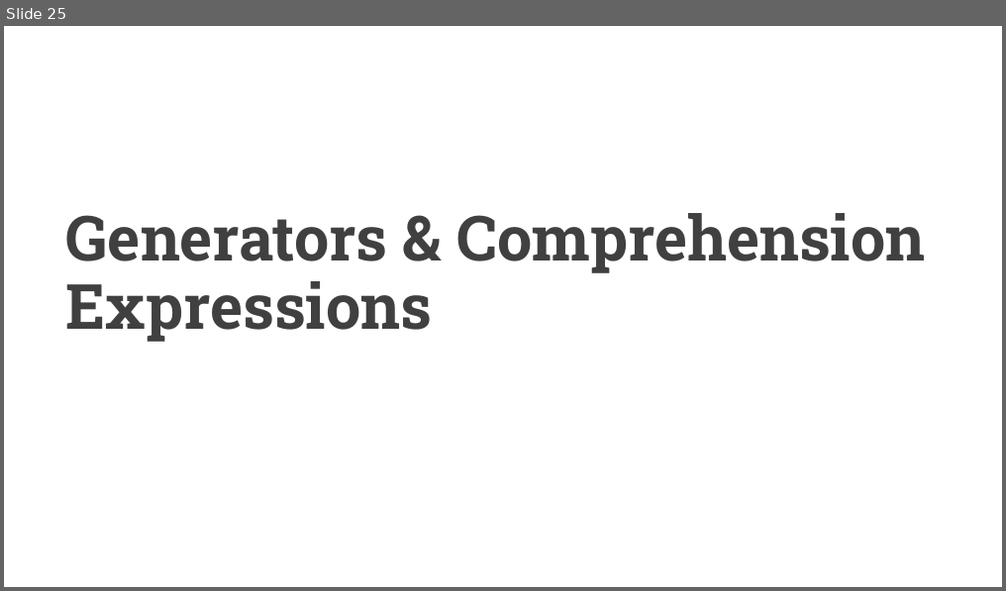
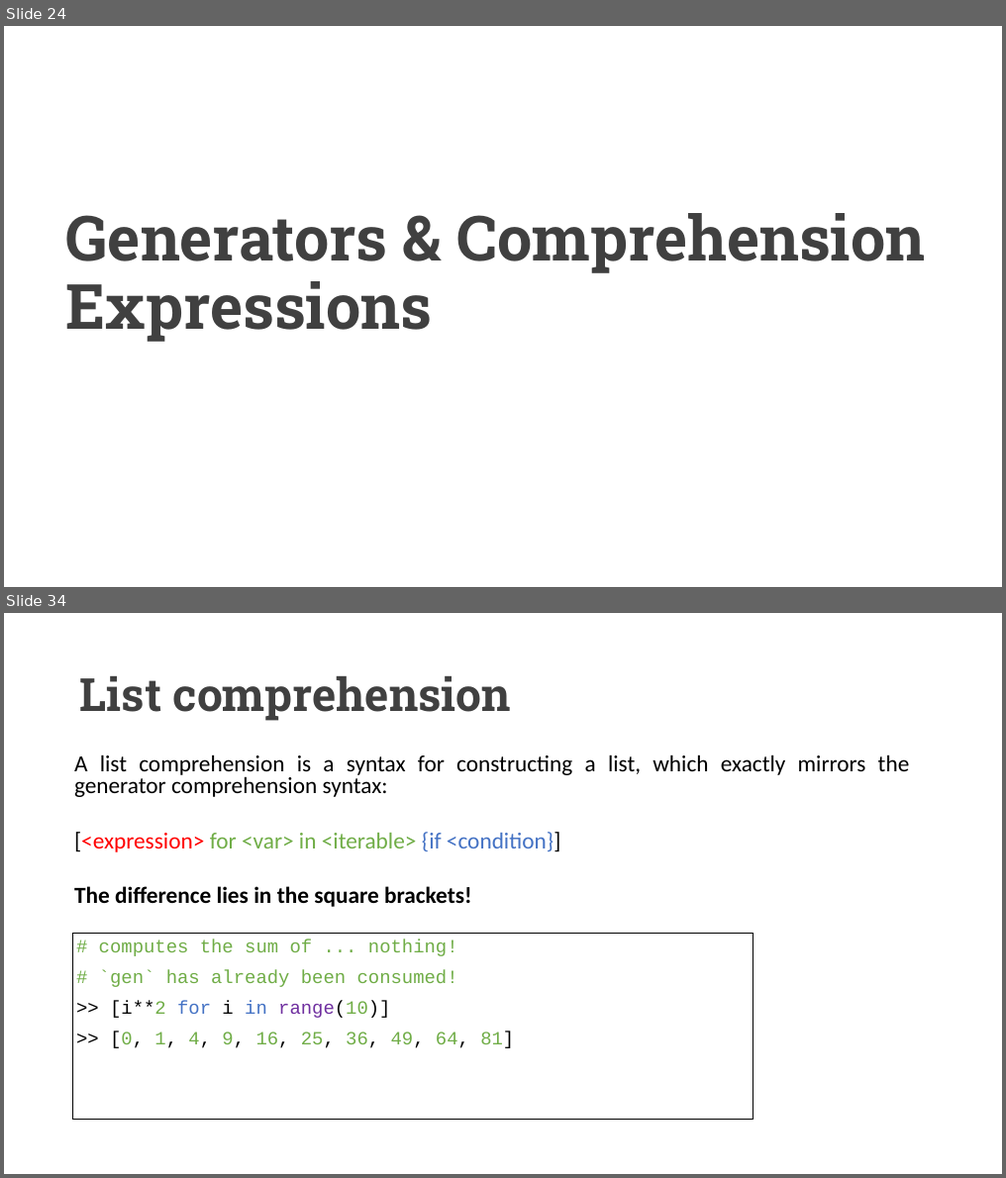
Before and after one commit to UCLL-PR2/exercises, a slide deck: 03-iterable&generators/programming2_iterable.pptx. Shown one above the other, each under a label of ours: slide 25 before the commit, slides 24 and 34 after it; the slides between them are not shown. The pictures are 1006x591 and 1006x1178 pixels, drawn with LibreOffice and Linux fonts; fonts in the diff are those of the drawing. Boxes give left, top, right and bottom in pixels: in the first picture for what was removed or moved away, otherwise in the second. Text is boxed around its words. In the diff, an @@ line names an element or a change of style, - is before the commit and + after.

```diff
--- a/03-iterable&generators/programming2_iterable.pptx
+++ b/03-iterable&generators/programming2_iterable.pptx
@@ slide 34 added at (4,613,1002,1174), background #FFFFFF @@
@@ title added at (80,676,511,721), 44 pt, text #404040, bold @@
+List comprehension
@@ text added at (74,755,910,907), 22.2 pt, text #000000 @@
+  A list comprehension is a syntax for constructing a list, which exactly mirrors the generator comprehension syntax:
+  [<expression> for <var> in <iterable> {if <condition}]
+  The difference lies in the square brackets!
@@ rectangle added at (73,934,754,1119), outline #000000 1 pt, 18 pt, text #70AD47 @@
+# computes the sum of ... nothing!
+# `gen` has already been consumed!
+>> [i**2 for i in range(10)]
+>> [0, 1, 4, 9, 16, 25, 36, 49, 64, 81]
@@ what was slide 25 is now slide 24 @@
```
Also in this commit, not shown: 26 slides changed, 4 other slides added, 1 slide removed.
